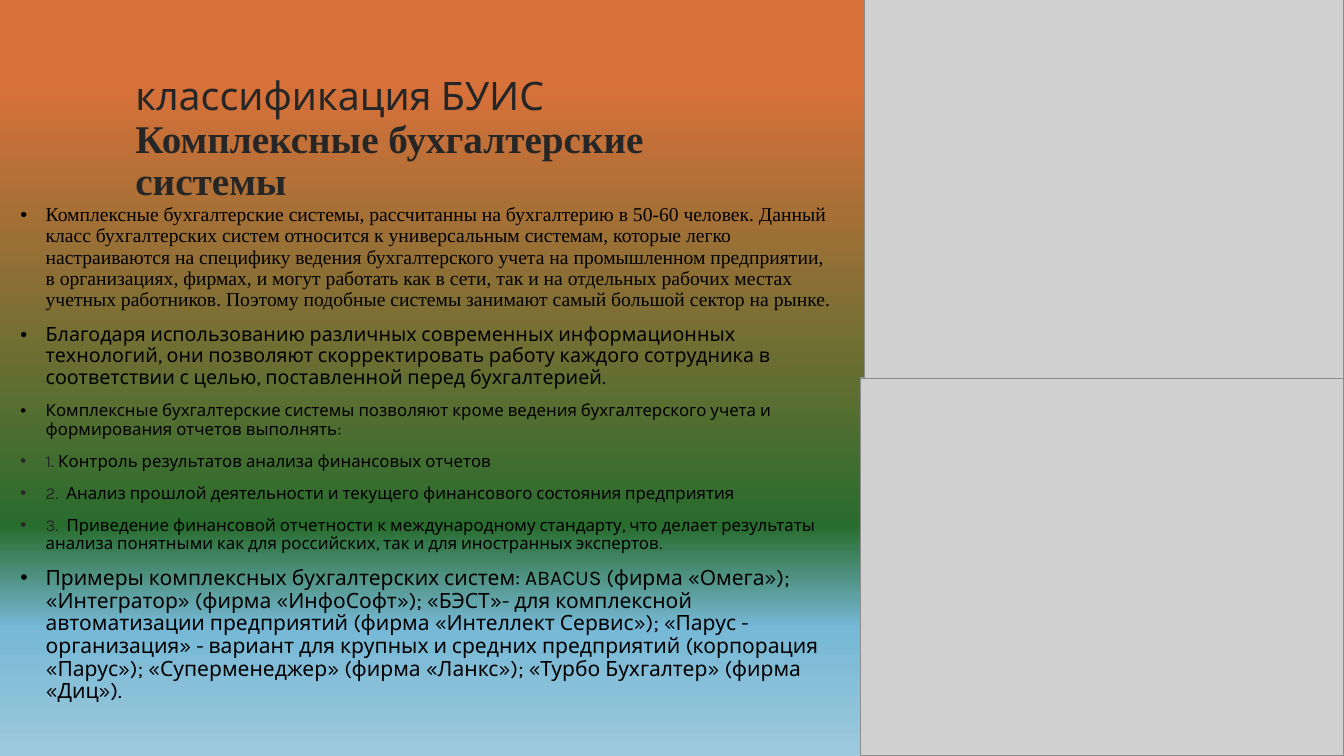
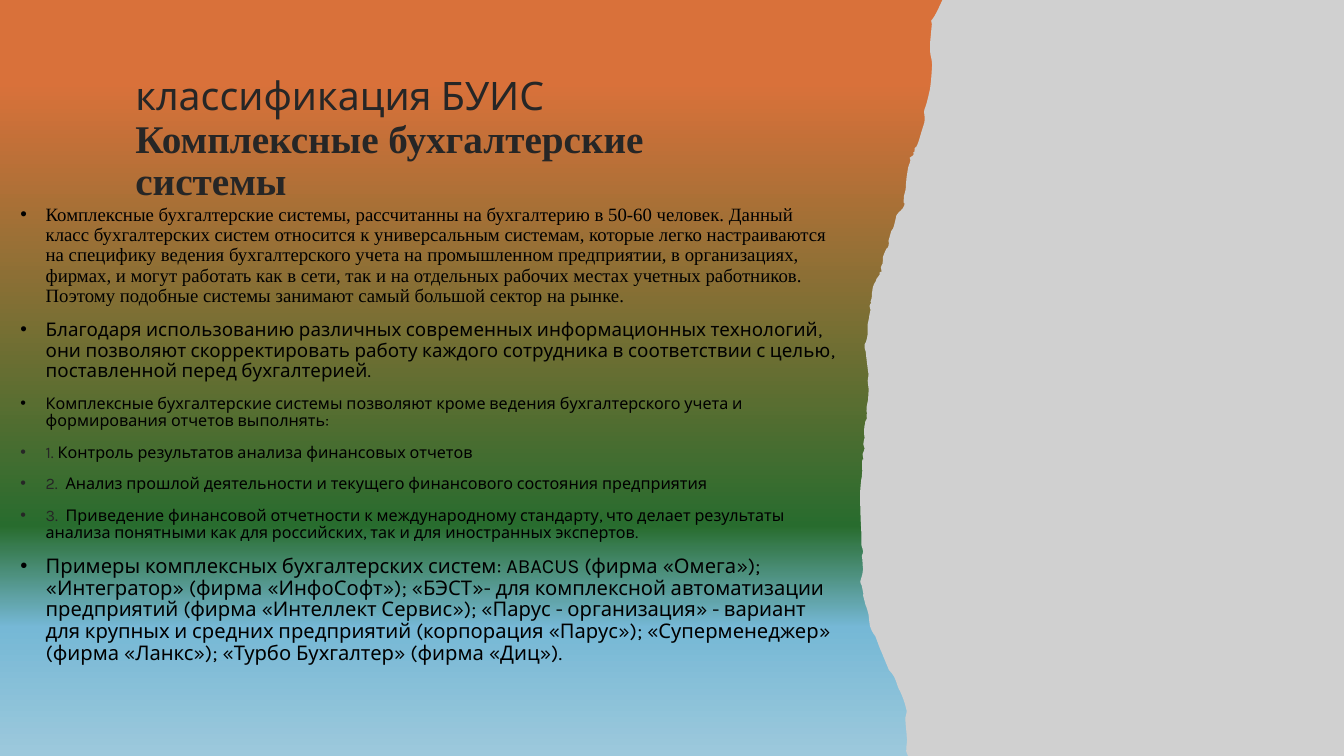
Before and after one commit to Di-Liks/Classification-of-BUIS, a slide deck: slide 7 of классификация БУИС.pptx (slide 6 before the commit). Drawn at 1344x756 pixels with LibreOffice and Linux fonts; fonts in the diff are those of the drawing; grey boxes stand for pictures. Boxes give left, top, right and bottom in pixels: in the first picture for what was removed or moved away, otherwise in the second. Text is boxed around its words. In the diff, an @@ line names an element or a change of style, - is before the commit and + after.

```diff
--- a/классификация БУИС.pptx
+++ b/классификация БУИС.pptx
@@ picture at <box>865,0,1344,378</box>: outline redrawn @@
@@ text "Комплексные бухгалтерские системы, рассчитанны на ..." at <box>46,207,830,665</box>: size 14 to 13.4 pt in "Комплексные бухгалтерские системы, рассчитанны на бухгалтери ...", "Благодаря использованию различных современных информационных ..."; size 12 to 11.5 pt in "Комплексные бухгалтерские системы позволяют кроме ведения бу ...", "1. Контроль результатов анализа финансовых отчетов", "2. Анализ прошлой деятельности и текущего финансового ...", "3. Приведение финансовой отчетности к международному стандар ..."; size 15 to 14.4 pt in "Примеры комплексных бухгалтерских систем: ABACUS (фирма «Оме ..." @@
@@ picture at <box>860,378,1344,756</box>: outline redrawn @@
```
Also in this commit, not shown: 5 other slides changed, 1 slide added.
